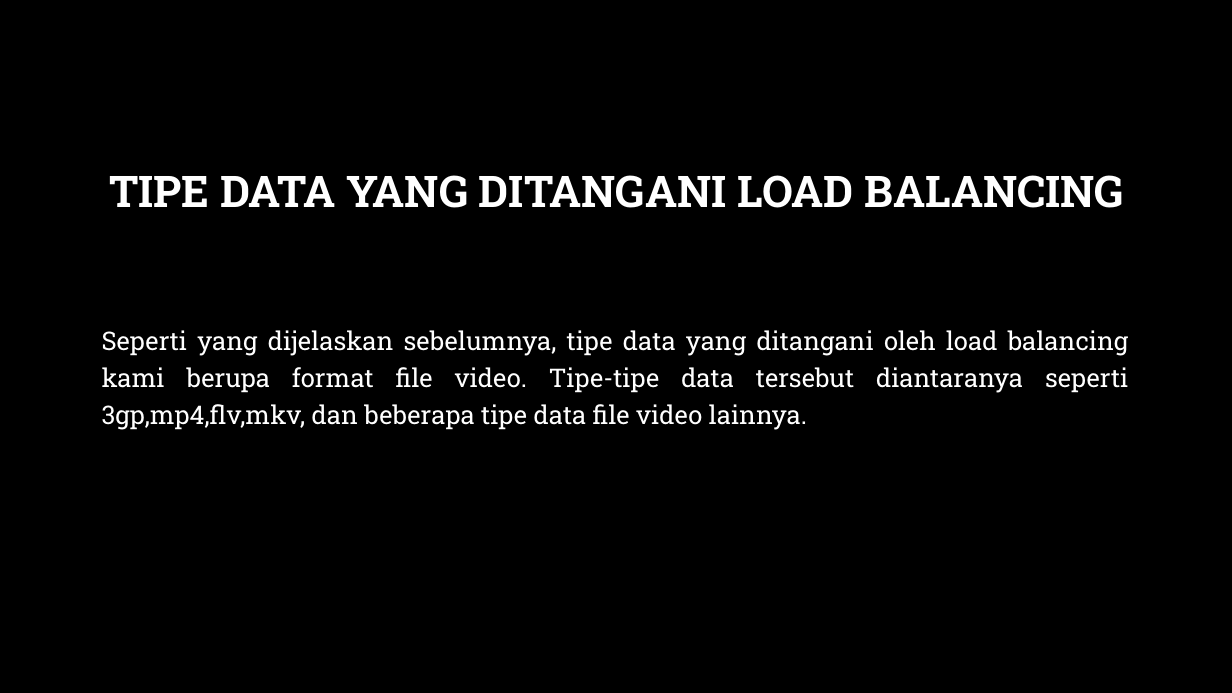
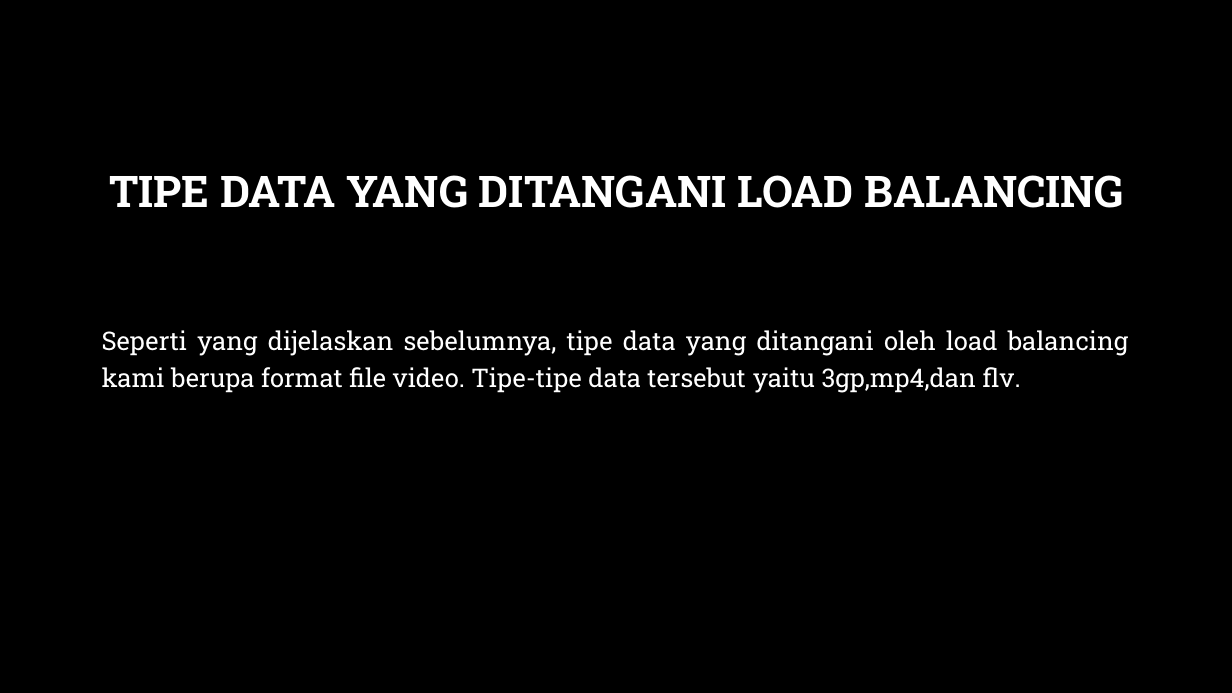
Before and after one commit to faishal15/Load-Balancer-Reverse-Proxy-Kelompok-4-Progjar-E-2016, a slide deck: slide 6 of SPESIFIKASI LOAD BALANCING.pptx. Drawn at 1232x693 pixels with LibreOffice and Linux fonts; fonts in the diff are those of the drawing; background and template pictures are left out. Boxes give left, top, right and bottom in pixels: in the first picture for what was removed or moved away, otherwise in the second. Text is boxed around its words. In the diff, an @@ line names an element or a change of style, - is before the commit and + after.

Commit message:
revisi tipe video dan tata cara

```diff
--- a/SPESIFIKASI LOAD BALANCING.pptx
+++ b/SPESIFIKASI LOAD BALANCING.pptx
@@ text at (102,330,1129,393): text changed @@
-Seperti yang dijelaskan sebelumnya, tipe data yang ditangani oleh load balancing kami berupa format file video. Tipe-tipe data tersebut diantaranya seperti 3gp,mp4,flv,mkv, dan beberapa tipe data file video lainnya.
+Seperti yang dijelaskan sebelumnya, tipe data yang ditangani oleh load balancing kami berupa format file video. Tipe-tipe data tersebut yaitu 3gp,mp4,dan flv.
```
Also in this commit, not shown: 1 slide added.
